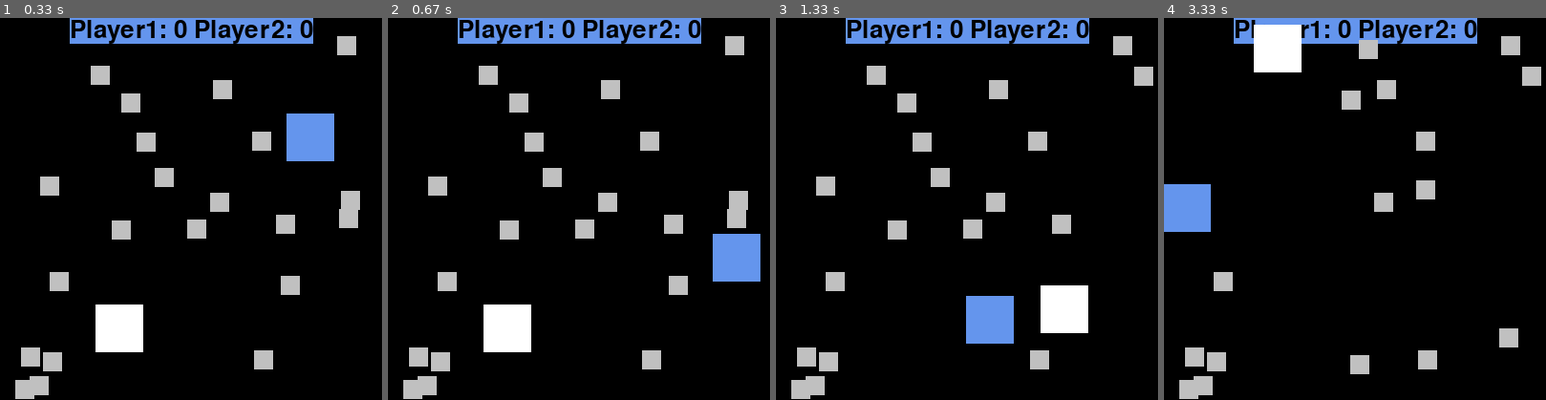
Above: before the commit, frames 1-4 (left to right).
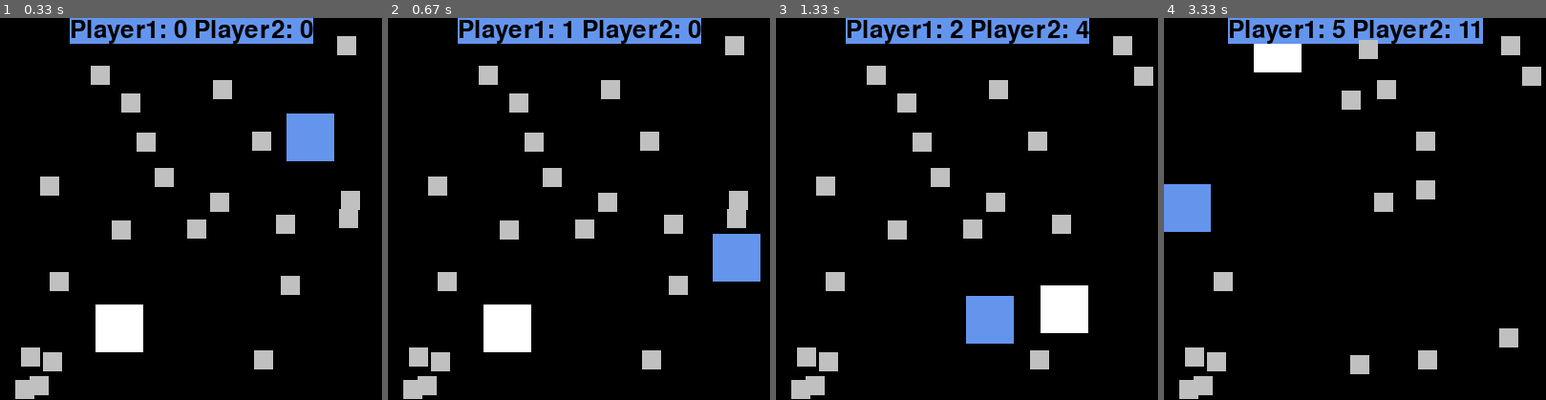
Above: after the commit, the same moments.

Repository: ariamoraine/Food-game
Game: pygame game, started from pygameinput.py
Two runs of this game, one before a commit and one after it. Both use one fixed random seed, a clock stepped at 60 frames per second and the inputs below. The source is Python 2; it was converted automatically to run under Python 3.
Inputs:
- Up to frame 1 (0.33 s): no input
- Up to frame 2 (0.67 s): tap / at 0.33 s
- Up to frame 3 (1.33 s): hold Right 0.67-1.13 s; hold D 0.67-1.13 s; tap X at 0.73, 1.03, 1.23 s; tap / at 0.82 s; hold Up from 1.17 s (still down); hold W from 1.17 s (still down)
- Up to frame 4 (3.33 s): release Up at 1.47 s; release W at 1.47 s; hold Right 1.5-1.97 s; hold D 1.5-1.97 s; tap X at 1.57, 1.87, 2.07, 2.37, 2.63, 2.97, 3.27 s; hold Left 2-2.53 s; hold A 2-2.53 s; tap / at 2.15 s; hold Down 2.57-2.87 s; hold S 2.57-2.87 s; hold Left 2.9-3.3 s; hold A 2.9-3.3 s

Frame 1 is identical in both runs. In frame 2, 0.1% of the frame differs, in the area x 45-49%, y 0-6%; in frame 3, 0.2%; in frame 4, 2.2%, in the area x 16-84%, y 0-7%.

Commit message:
added a score keeper

Diff:
--- a/pygameinput.py
+++ b/pygameinput.py
@@ -47,10 +47,6 @@
 count1 = 0
 count2 = 0
 
-text = basicFont.render('Player1: %s Player2: %s' % (count1, count2), True, BLACK, cornflowerblue)
-textRect = text.get_rect()
-textRect.centerx = windowSurface.get_rect().centerx
-textRect.y = windowSurface.get_rect().y
 
 # run the game loop
 while True:
@@ -136,8 +132,7 @@
 
     # draw the black background onto the surface
     windowSurface.fill(BLACK)
-    #draw the text
-    windowSurface.blit(text, textRect)
+
     # move the player1
     if moveDown1 and player1.bottom < WINDOWHEIGHT:
         player1.top += MOVESPEED
@@ -162,14 +157,22 @@
     pygame.draw.rect(windowSurface, cornflowerblue, player1)
     pygame.draw.rect(windowSurface, white, player2)
 
+    text = basicFont.render('Player1: %s Player2: %s' % (count1, count2), True, BLACK, cornflowerblue)
+    textRect = text.get_rect()
+    textRect.centerx = windowSurface.get_rect().centerx
+    textRect.y = windowSurface.get_rect().y
+
+    #draw the text
+    windowSurface.blit(text, textRect)
+
     # check if the players have intersected with any food squares.
     for food in foods[:]:
         if food != None:
             if player1.colliderect(food):
-                count1 = count1 + 1
                 foods.remove(food)
+                count1 = count1 +1
             if player2.colliderect(food):
-                count2 = count2 + 1
+                count2 = count2 +1
                 foods.remove(food)
 
     # draw the food
